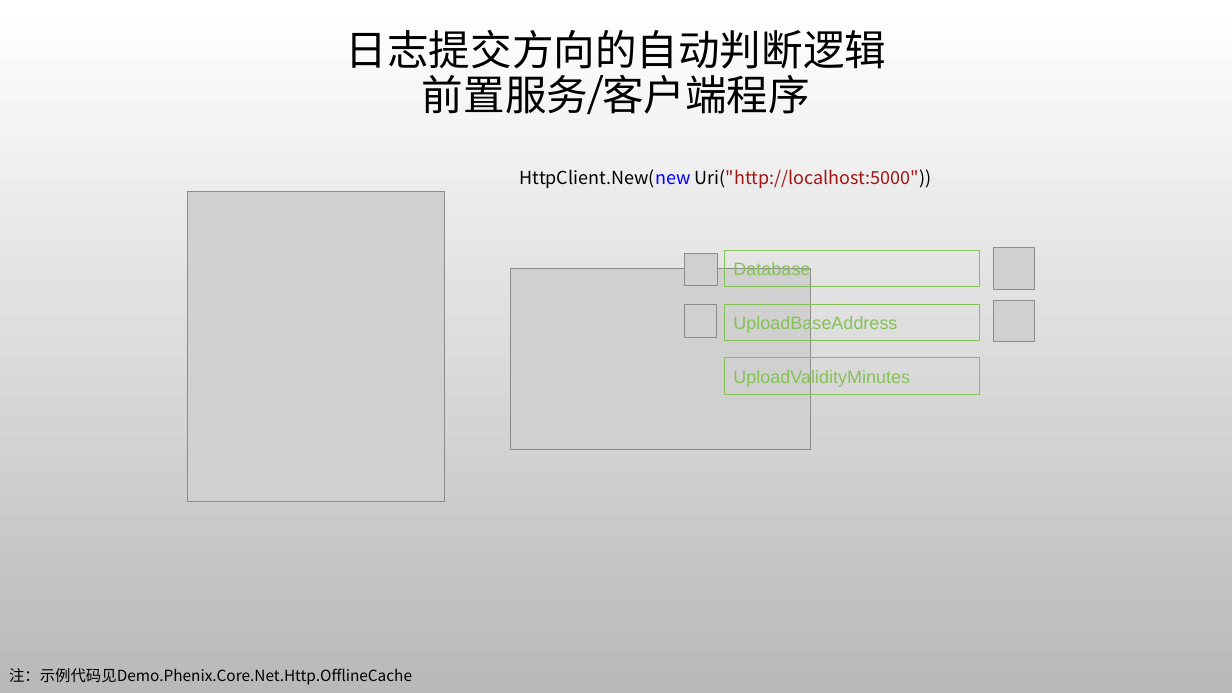
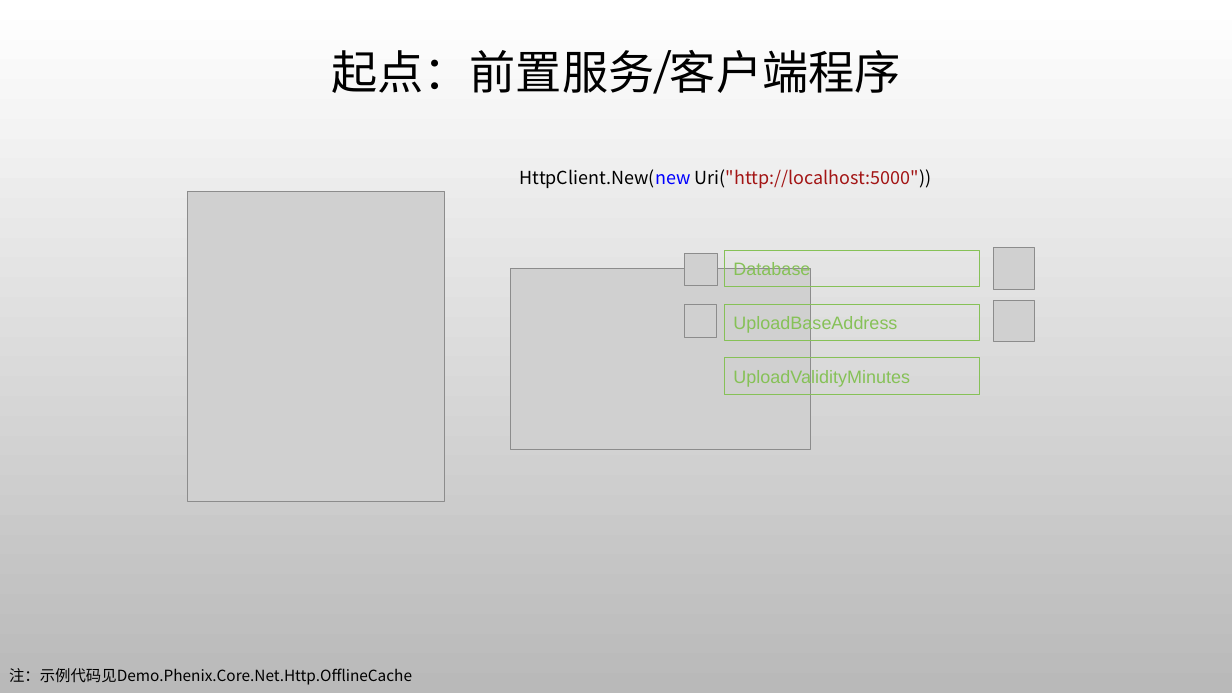
Before and after one commit to phenixiii/Phenix.NET7, a slide deck: slide 5 of Phenix.Extensions/Phenix.WebApplication/Phenix.WebApplication.用EventLogController归集系统日志.pptx (slide 4 before the commit). Drawn at 1232x693 pixels with LibreOffice and Linux fonts; fonts in the diff are those of the drawing; grey boxes stand for pictures; background and template pictures are left out. Boxes give left, top, right and bottom in pixels: in the first picture for what was removed or moved away, otherwise in the second. Text is boxed around its words. In the diff, an @@ line names an element or a change of style, - is before the commit and + after.

```diff
--- a/Phenix.Extensions/Phenix.WebApplication/Phenix.WebApplication.用EventLogController归集系统日志.pptx
+++ b/Phenix.Extensions/Phenix.WebApplication/Phenix.WebApplication.用EventLogController归集系统日志.pptx
@@ title at box(331, 50, 901, 94): text changed; size 32.4 to 36 pt @@
-日志提交方向的自动判断逻辑
-前置服务/客户端程序
+起点：前置服务/客户端程序
```
Also in this commit, not shown: 2 other slides changed, 1 slide added, 18 other files.
